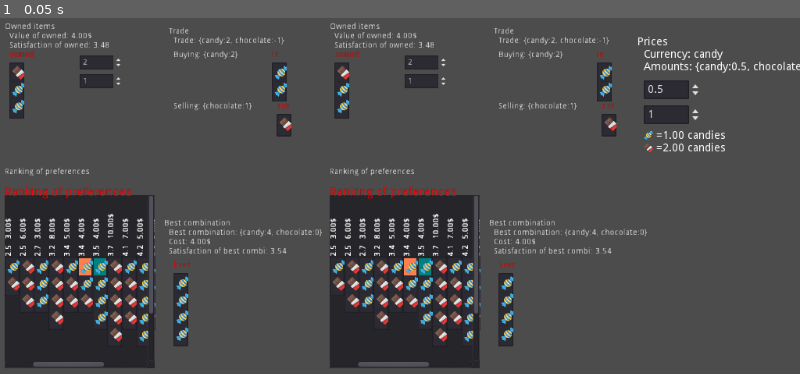
Above: before the commit, frame 1.
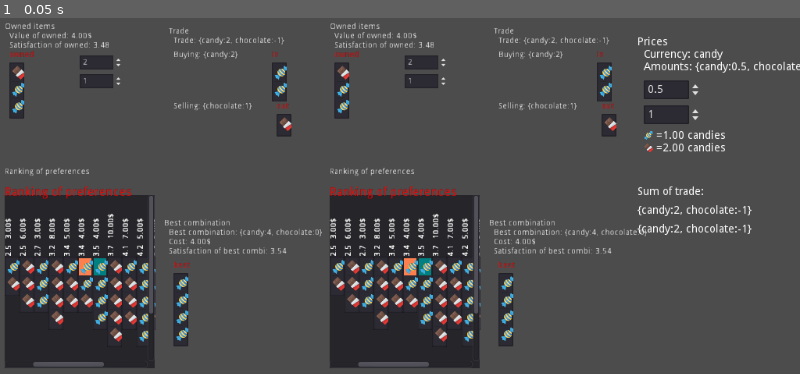
Above: after the commit, the same moment.

Repository: carlostgit/Prices
Game: Godot game, scene res://MainScene.tscn
The game is run twice, just before and just after one commit, with the same random seed, the same clock (stepped at 60 frames per second) and the same inputs. The engine's default icon, where the game draws it, is replaced by a stand-in: a white triangle on a blue panel in a dark square.
Inputs:
- Up to frame 1 (0.05 s): no input

The runs differ from the first frame. In frame 1, 0.4% of the frame differs, in the area x 79-94%, y 47-61%.

Commit message:
Métodos en Combination para sumar y restar. Nodo para la suma de compraventas en MainScene

Diff:
--- a/Combination.gd
+++ b/Combination.gd
@@ -119,6 +119,23 @@
 			negative_dict[prod] = _thing_quantity_dict.get(prod)
 	return negative_dict
 
-func set_positive()->void:
+func set_absolute()->void:
 	for prod in _thing_quantity_dict.keys():
 		_thing_quantity_dict[prod] = abs(_thing_quantity_dict.get(prod))
+
+func set_negative()->void:
+	for prod in _thing_quantity_dict.keys():
+		_thing_quantity_dict[prod] = -_thing_quantity_dict.get(prod)
+
+func sum(combination_arg)->void:
+	var combidict_arg:Dictionary = combination_arg.get_combidict()
+#	for prod in _thing_quantity_dict.keys():
+	for prod in combidict_arg.keys():
+		if prod in _thing_quantity_dict.keys():
+			_thing_quantity_dict[prod] = _thing_quantity_dict.get(prod) + combidict_arg.get(prod)
+		else:
+			_thing_quantity_dict[prod] = combidict_arg.get(prod)
+
+func subtract(combination_arg)->void:
+	combination_arg.set_negative()
+	self.sum(combination_arg)
--- a/MainScene.gd
+++ b/MainScene.gd
@@ -15,6 +15,7 @@
 var _owned_items_dict = {"chocolate":1, "candy":2}
 var _trade_calculator:TradeCalculator = null
 
+signal trade_updated(origin_node,trade_combidict)
 
 # Called when the node enters the scene tree for the first time.
 func _ready():
@@ -156,12 +157,22 @@
 	$Trade/LabelBuyingGoods.set_text("Buying: "+str(positive_combidict))
 
 	var negative_combination:Combination = Combination.new(negative_combidict)
-	negative_combination.set_positive()
+	negative_combination.set_absolute()
 	$Trade/LabelSellingGoods.set_text("Selling: "+str(negative_combination.get_combidict()))
 
 	$Trade/CombinationItemBuyingGoods.init_with_combidict(positive_combidict, "in", [])
 
 	$Trade/CombinationItemSellingGoods.init_with_combidict(negative_combination.get_combidict(), "out", [])
+
+
+	emit_signal("trade_updated",self,trade_combidict)
+
+func get_trade_out()->Dictionary:
+	var trade_combination_out:Combination = $Trade/CombinationItemSellingGoods.get_combination()
+	var trade_combination_in:Combination = $Trade/CombinationItemBuyingGoods.get_combination()
+	trade_combination_out.subtract(trade_combination_in)
+	var combidict:Dictionary = trade_combination_out.get_combidict()
+	return combidict
 
 #func update_price_labels()->void:
 #	var price_of_candies:float = Prices.get_price_of_product("candy")
--- a/MainScene.tscn
+++ b/MainScene.tscn
@@ -1,7 +1,8 @@
-[gd_scene load_steps=3 format=2]
+[gd_scene load_steps=4 format=2]
 
 [ext_resource path="res://PersonScene.tscn" type="PackedScene" id=1]
 [ext_resource path="res://PricesInfo.tscn" type="PackedScene" id=2]
+[ext_resource path="res://TradeSum.gd" type="Script" id=3]
 
 [node name="MainScene" type="Node2D"]
 
@@ -15,6 +16,41 @@
 [node name="PricesInfo" parent="." instance=ExtResource( 2 )]
 margin_left = 816.0
 margin_right = 1000.0
+
+[node name="TradeSum" type="Control" parent="."]
+margin_left = 816.0
+margin_top = 216.0
+margin_right = 984.0
+margin_bottom = 392.0
+script = ExtResource( 3 )
+__meta__ = {
+"_edit_use_anchors_": false
+}
+node_path1 = NodePath("../PersonScene1")
+node_path2 = NodePath("../PersonScene2")
+
+[node name="Label" type="Label" parent="TradeSum"]
+margin_right = 40.0
+margin_bottom = 14.0
+text = "Sum of trade:"
+__meta__ = {
+"_edit_use_anchors_": false
+}
+
+[node name="SumTradePerson1Label" type="Label" parent="TradeSum"]
+margin_top = 24.0
+margin_right = 40.0
+margin_bottom = 38.0
+__meta__ = {
+"_edit_use_anchors_": false
+}
+
+[node name="SumTradePerson2Label" type="Label" parent="TradeSum"]
+margin_top = 48.0
+margin_right = 40.0
+margin_bottom = 62.0
 [connection signal="ready" from="." to="PricesInfo" method="_on_MainScene_ready"]
+[connection signal="trade_updated" from="PersonScene1" to="TradeSum" method="_on_PersonScene1_trade_updated"]
+[connection signal="trade_updated" from="PersonScene2" to="TradeSum" method="_on_PersonScene2_trade_updated"]
+[connection signal="prices_changed" from="PricesInfo" to="PersonScene1" method="_on_PricesInfo_prices_changed"]
 [connection signal="prices_changed" from="PricesInfo" to="PersonScene2" method="_on_PricesInfo_prices_changed"]
-[connection signal="prices_changed" from="PricesInfo" to="PersonScene1" method="_on_PricesInfo_prices_changed"]
--- /dev/null
+++ b/TradeSum.gd
@@ -0,0 +1,33 @@
+extends Control
+
+
+# Declare member variables here. Examples:
+# var a = 2
+# var b = "text"
+
+export(NodePath) var node_path1
+export(NodePath) var node_path2
+
+var _person1:Node = null
+var _person2:Node = null
+
+# Called when the node enters the scene tree for the first time.
+func _ready():
+	_person1 = get_node(node_path1)
+	_person2 = get_node(node_path2)
+	pass # Replace with function body.
+
+
+# Called every frame. 'delta' is the elapsed time since the previous frame.
+#func _process(delta):
+#	pass
+
+
+func _on_PersonScene1_trade_updated(origin_node, trade_combidict):
+	$SumTradePerson1Label.set_text(str(trade_combidict))
+	pass # Replace with function body.
+
+
+func _on_PersonScene2_trade_updated(origin_node, trade_combidict):
+	$SumTradePerson2Label.set_text(str(trade_combidict))
+	pass # Replace with function body.
